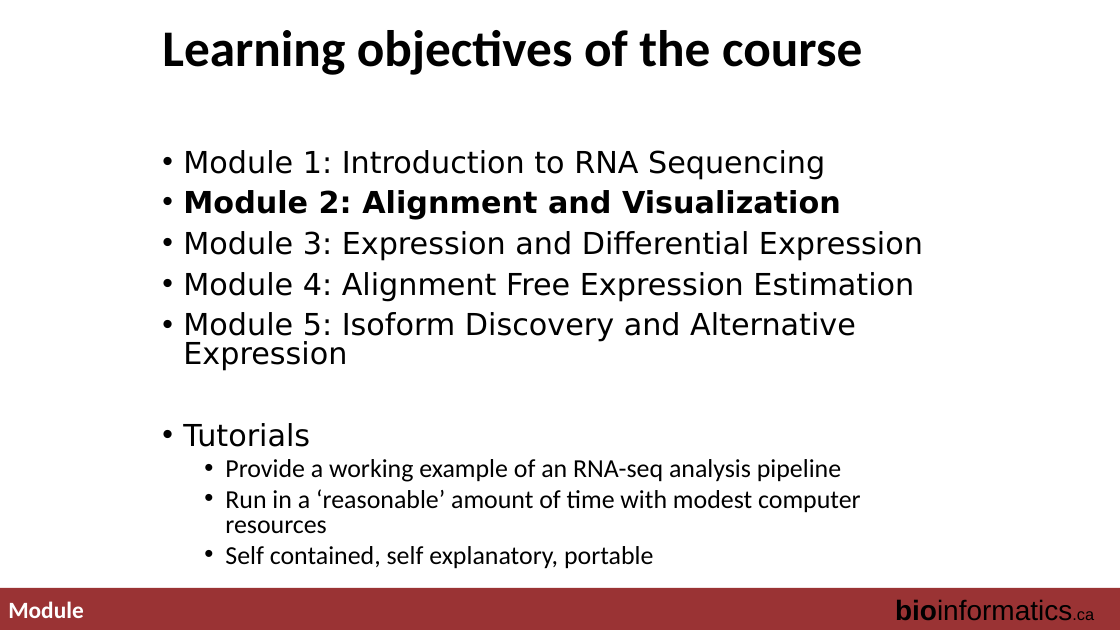
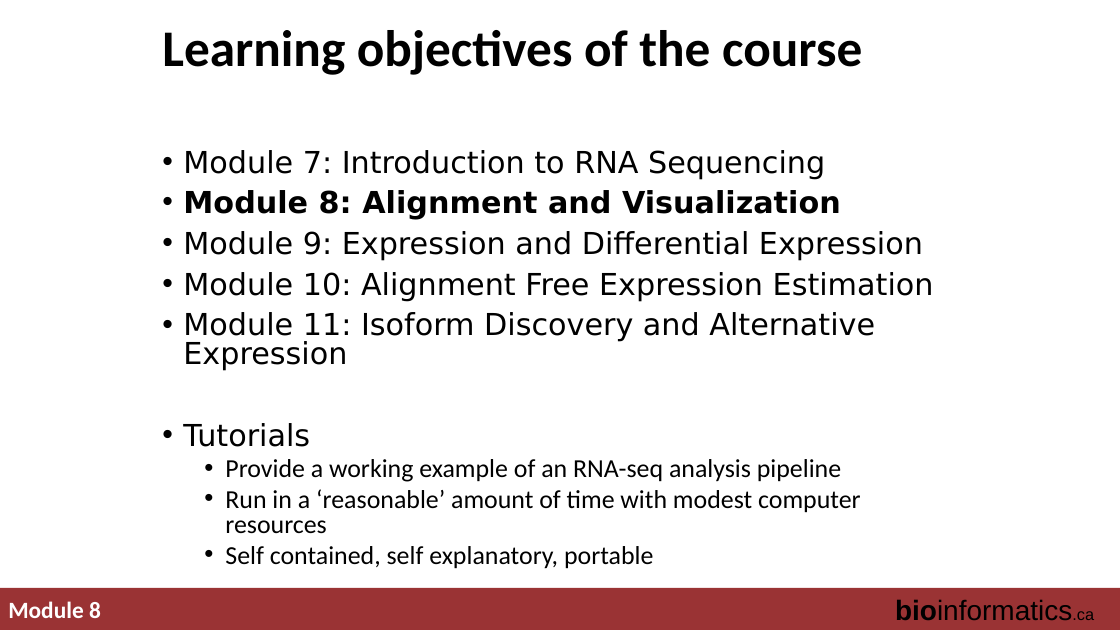
Before and after one commit to griffithlab/rnabio.org, a slide deck: slide 4 of assets/lectures/cbw-cshl/2019/full/RNASeq_Module2_Lecture.pptx. Drawn at 1120x630 pixels with LibreOffice and Linux fonts; fonts in the diff are those of the drawing. Boxes give left, top, right and bottom in pixels: in the first picture for what was removed or moved away, otherwise in the second. Text is boxed around its words. In the diff, an @@ line names an element or a change of style, - is before the commit and + after.

Commit message:
update module numbers

```diff
--- a/assets/lectures/cbw-cshl/2019/full/RNASeq_Module2_Lecture.pptx
+++ b/assets/lectures/cbw-cshl/2019/full/RNASeq_Module2_Lecture.pptx
@@ text at [183, 150, 934, 371]: text changed @@
-• Module 1: Introduction to RNA Sequencing
-• Module 2: Alignment and Visualization
-• Module 3: Expression and Differential Expression
-• Module 4: Alignment Free Expression Estimation
-• Module 5: Isoform Discovery and Alternative Expression
+• Module 7: Introduction to RNA Sequencing
+• Module 8: Alignment and Visualization
+• Module 9: Expression and Differential Expression
+• Module 10: Alignment Free Expression Estimation
+• Module 11: Isoform Discovery and Alternative Expression
@@ text at [8, 601, 101, 618]: text changed @@
-Module
+Module 8
```
Also in this commit, not shown: 39 other slides changed, 1 slide removed, 4 other files.
